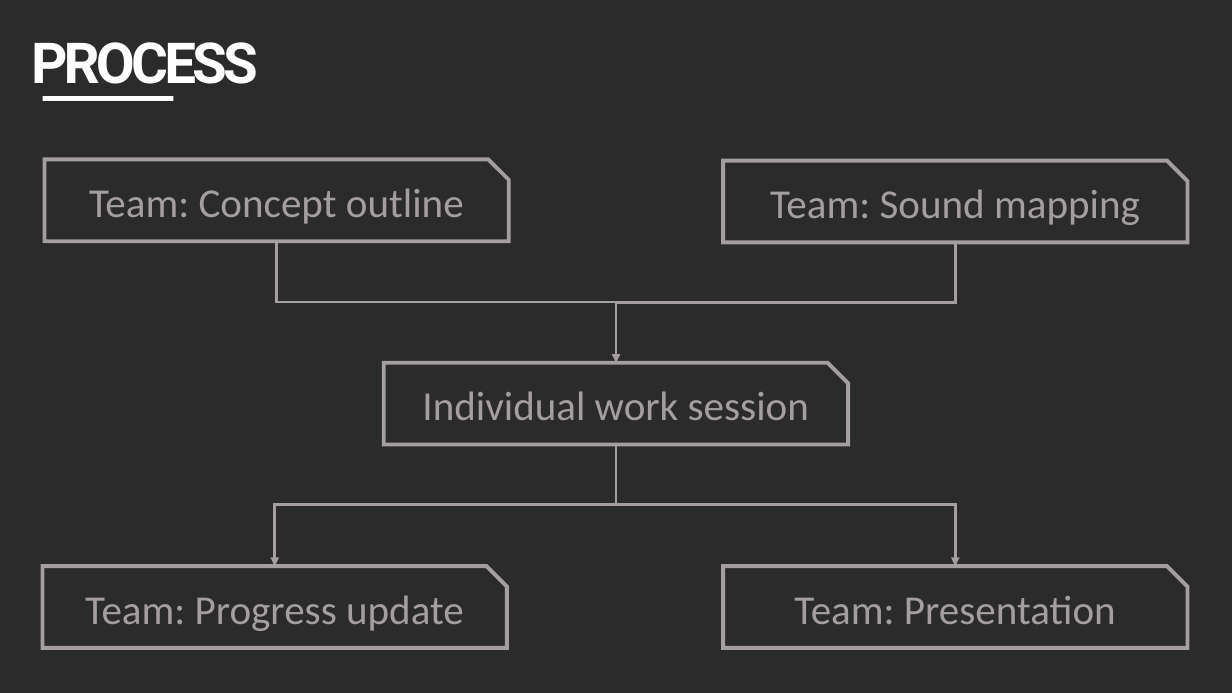
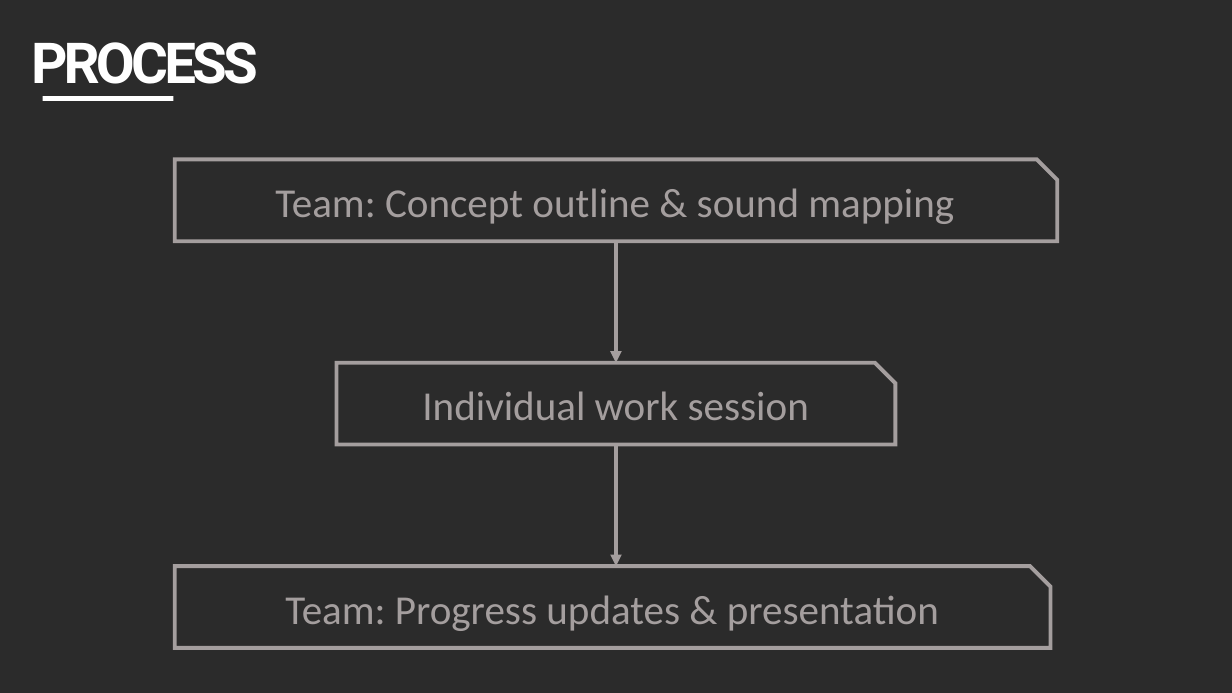
Before and after one commit to CountOneTwo/LevelWithMe, a slide deck: slide 13 of _OTHER FILES/Assignments/Sound Design/Spaceship Pilot - Presentation.pptx. Drawn at 1232x693 pixels with LibreOffice and Linux fonts; fonts in the diff are those of the drawing; background and template pictures are left out; a plain dark background stands for a picture behind light text. Boxes give left, top, right and bottom in pixels: in the first picture for what was removed or moved away, otherwise in the second. Text is boxed around its words. In the diff, an @@ line names an element or a change of style, - is before the commit and + after.

Commit message:
Updated sound design presentation

```diff
--- a/_OTHER FILES/Assignments/Sound Design/Spaceship Pilot - Presentation.pptx
+++ b/_OTHER FILES/Assignments/Sound Design/Spaceship Pilot - Presentation.pptx
@@ snip rect: place and size @@
-snip rect at bbox=[44, 160, 509, 242]
+snip rect at bbox=[175, 160, 1057, 242]
@@ snip rect removed at bbox=[724, 161, 1189, 243] @@
@@ text at bbox=[275, 188, 954, 224]: text changed @@
-Team: Concept outline
+Team: Concept outline & sound mapping
@@ text removed at bbox=[770, 189, 1140, 225] @@
-Team: Sound mapping
@@ elbow arrow removed from (276, 241) to (616, 363) @@
@@ elbow line removed from (956, 242) to (616, 302) @@
@@ arrow added from (616, 241) to (616, 363), #A49E9E 3 pt @@
@@ snip rect: place and size @@
-snip rect at bbox=[384, 363, 848, 445]
+snip rect at bbox=[336, 363, 896, 445]
@@ line moved from (616, 445) - (616, 505) to (616, 445) - (616, 567) @@
@@ line (616, 445) - (616, 567): line to arrow; stroke #A49E9E 2.25 pt to #A49E9E 3 pt @@
@@ elbow arrow removed from (619, 505) to (274, 567) @@
@@ elbow arrow removed from (616, 505) to (956, 567) @@
@@ snip rect: place and size @@
-snip rect at bbox=[43, 567, 507, 649]
+snip rect at bbox=[175, 567, 1051, 649]
@@ snip rect removed at bbox=[724, 567, 1189, 649] @@
@@ text at bbox=[285, 595, 939, 631]: text changed @@
-Team: Progress update
+Team: Progress updates & presentation
@@ text removed at bbox=[794, 596, 1116, 624] @@
-Team: Presentation
```
Also in this commit, not shown: 2 other slides changed, 1 other file.
